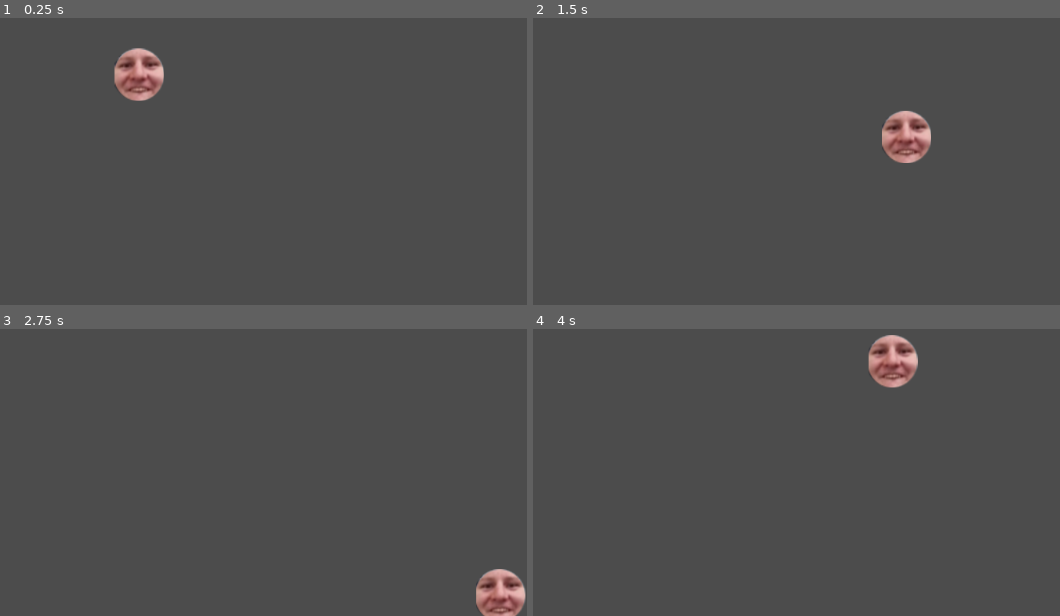
Above: before the commit, frames 1-4 (two rows, left to right).
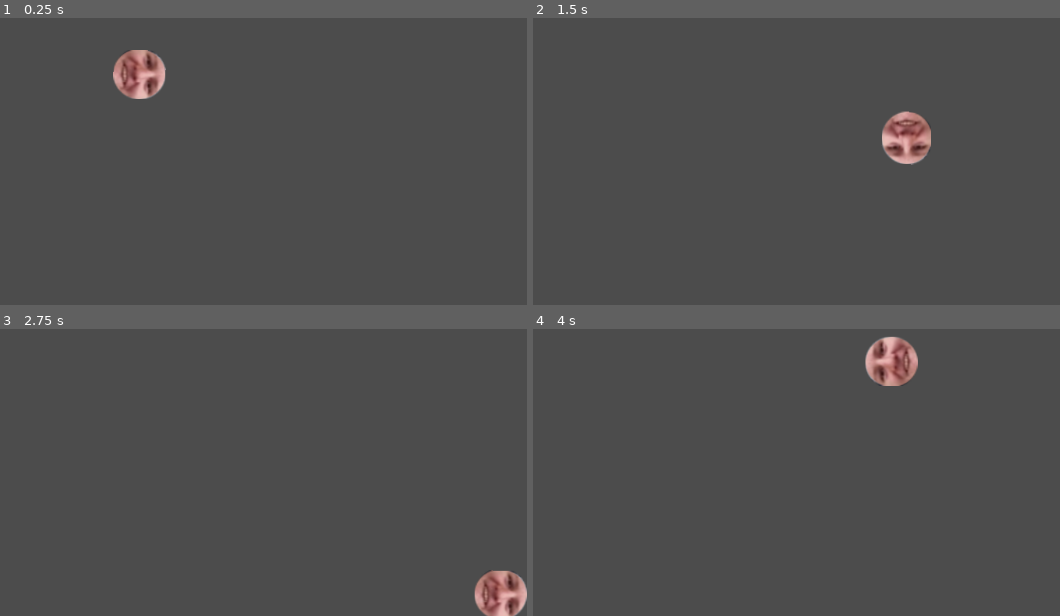
Above: after the commit, the same moments.

Repository: Ehrenlos/CT-Projekt
Game: Godot game, scene res://World.tscn
Same seed, same stepped clock (60 frames per second), same inputs: the game is played once before the commit and once after it.
Inputs (mouse positions are in pixels of both pictures, inside the frame that each line leads up to):
- Up to frame 1 (0.25 s): no input
- Up to frame 2 (1.5 s): tap Enter at 0.5 s; move the mouse to (833, 46) at 0.52 s; hold Right (ui_right) 0.53-1.28 s; move the mouse to (outside the picture) at 1.27 s; hold Down (ui_down) from 1.28 s (still down)
- Up to frame 3 (2.75 s): move the mouse to (outside the picture) at 2.02 s; release Down (ui_down) at 2.03 s; hold Right (ui_right) from 2.03 s (still down)
- Up to frame 4 (4 s): tap Space at 2.75 s; move the mouse to (622, 475) at 2.77 s; release Right (ui_right) at 2.78 s; hold Up (ui_up) 2.78-3.53 s; move the mouse to (901, 452) at 3.52 s; hold Left (ui_left) from 3.53 s (still down)

The runs differ from the first frame. In frame 1, 0.9% of the frame differs, in the area x 21-32%, y 10-29%; in frame 2, 0.9%; in frame 3, 0.9%; in frame 4, 0.9%.

Commit message:
Add rotation controls
* Rotation is now controllable (by now with the same controls as movement)

Diff:
--- a/game/Player.gd
+++ b/game/Player.gd
@@ -6,11 +6,10 @@
 func _physics_process(delta):
 	motion = Vector2.ZERO
 	var axis = get_input_axis()
-	if axis == Vector2.ZERO:
-		motion = Vector2.ZERO
-	else:
-		apply_movement(axis * delta)
+	apply_movement(axis * delta)
 	motion = move_and_slide(motion)
+	rotation = get_input_axis().angle()
+	#look_at(get_global_mouse_position())
 
 func get_input_axis():
 	var axis = Vector2.ZERO
--- a/game/Player.tscn
+++ b/game/Player.tscn
@@ -13,6 +13,7 @@
 
 [node name="tolles gesicht" type="Sprite" parent="Sprite"]
 position = Vector2( 0.938607, -0.132485 )
+rotation = 1.58439
 scale = Vector2( 1.31301, 1.31301 )
 texture = ExtResource( 1 )
 
